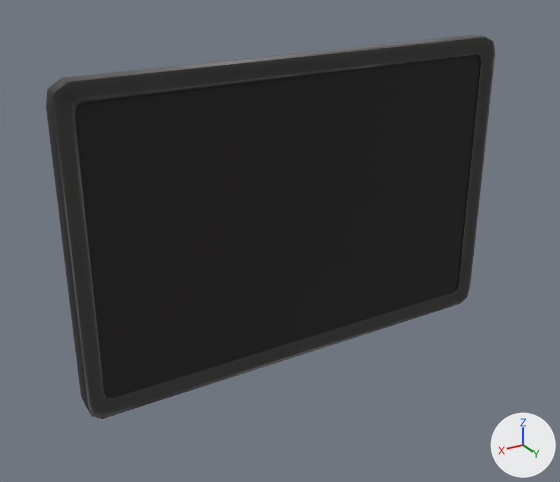
Two versions of the glTF model West/mini-game-assets/models/queueDisplay/workstation_display.glb, one commit apart.
Camera for both pictures: a camera (50 mm lens) standing at (0.757, 1.183, 0.544) and looking at (0.059, 0.02, -0.037). The lights are fixed; the arrows at lower right show +X, +Y and +Z. Objects named as collision shapes, trigger or cutter boxes, shadow casters or lower levels of detail are left out. Vertices at the same position are counted once.

In view in the first picture: 'obj_queue'.
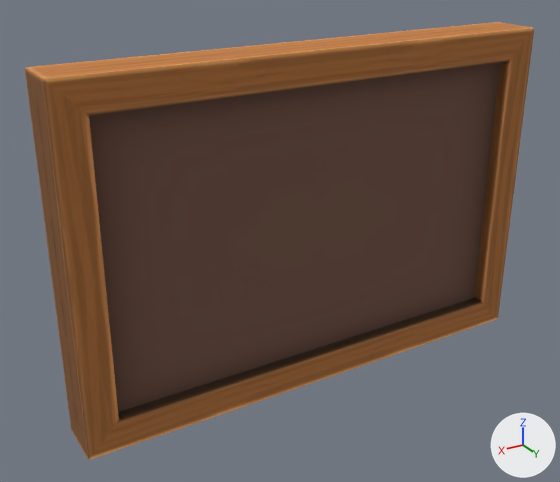
Pixel boxes (x1, y1, x2, y2) of what changed, in the pictures (560 x 482 px):
'obj_queue', reshaped (13% wider, 14% taller): before (46, 35, 495, 419); after (25, 22, 534, 460)
part 1 of me_cube_019, rebuilt (not visible afterwards): before (46, 35, 495, 419)
part 2 of me_cube_019, rebuilt (26% wider, 28% taller): before (75, 56, 480, 397); after (25, 22, 534, 460)
part 3 of me_cube_019, added (brown): after (89, 62, 500, 412)

What changed in the scene script:
```text
Add img_obj_wall04:
    img_obj_wall04 = load_image('obj_wall04', '_unpacked/obj_wall04', 1024, 1024, 'sRGB')
Add mat_obj_wall04:
    mat_obj_wall04 = bpy.data.materials.new('obj_wall04')
    # uses the picture img_obj_wall04
Change me_cube_019:
    used by ob_obj_queue; location = (0.0, 0.0, 0.0)
    verts and faces of me_cube_019; kept vertices keep their numbers, new ones are numbered from 126
    remove me_cube_019.from_pydata(...)  # 126 vertices, 224 faces; spans x -0.459..0.458, y -0.016..0.019, z -0.305..0.304
    remove me_cube_019.materials.append(mat_obj_terminal02)
    add me_cube_019.from_pydata(...)  # 66 vertices, 112 faces; spans x -0.484..0.484, y -0.008..0.09, z -0.326..0.326
    me_cube_019 part 1: the loose piece of 94 vertices spanning x -0.459..0.458, y -0.016..0.019, z -0.305..0.304 is rebuilt with 9 vertices and now spans x -0.424..0.424, y 0.015, z -0.267..0.267, in mat_obj_wall04
    me_cube_019 part 2: the loose piece of 16 vertices spanning x -0.422..0.422, y 0.013, z -0.27..0.268 is rebuilt with 48 vertices and now spans x -0.484..0.484, y -0.008..0.09, z -0.326..0.326, in mat_obj_wall04
    me_cube_019 part 3
    add verts[126] = (-0.424, 0.067, 0.267)
    add verts[127] = (-0.424, 0.067, 0.0)  # pixel (486, 186)
    add verts[128] = (-0.424, 0.067, -0.267)  # pixel (474, 298)
    add for new, old in zip([129, 130, 131], [126, 127, 128]): verts[new] = verts[old] + (0.424, 0.0, 0.0)
    add for new, old in zip([132, 133, 134], [129, 130, 131]): verts[new] = verts[old] + (0.424, 0.0, 0.0)
    add faces += [(126, 130, 127), (126, 129, 130), (129, 132, 130), (130, 132, 133), (128, 130, 131), (127, 130, 128)]
    add faces += [(130, 133, 134), (130, 134, 131)]
    add me_cube_019.materials.append(mat_obj_wall04)
```
